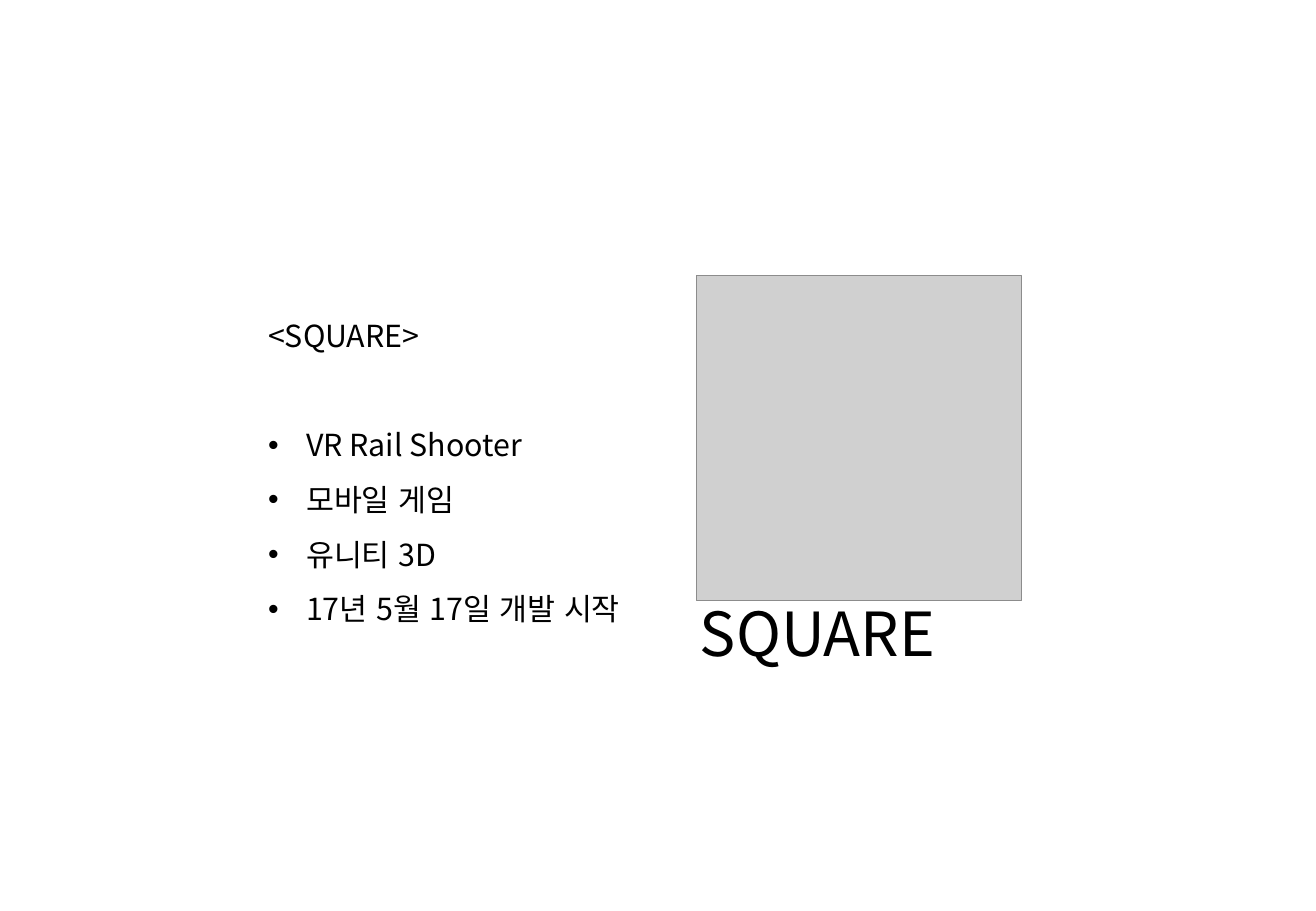
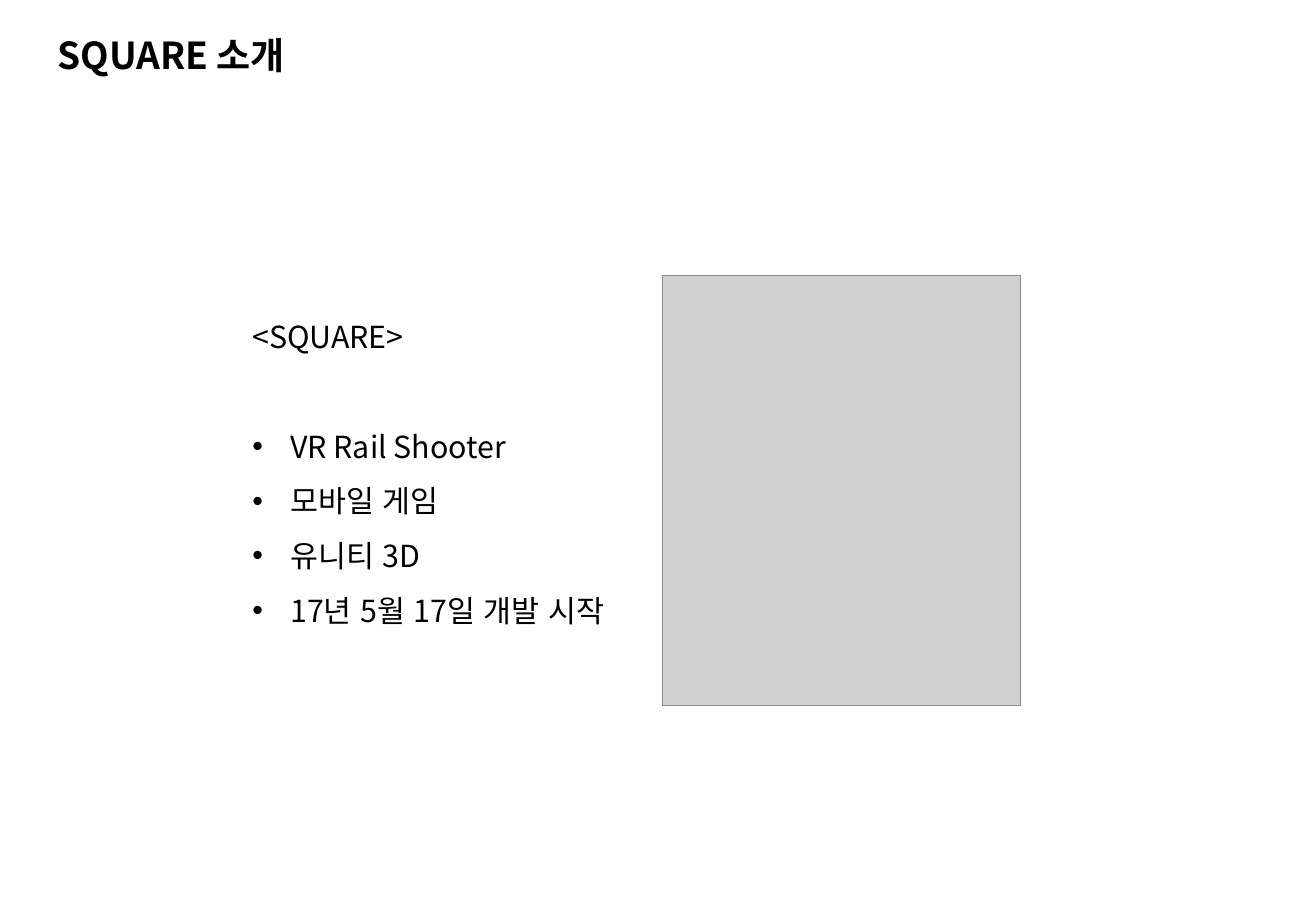
Before and after one commit to Hanghyeon/SQUARE, a slide deck: slide 4 of User_OtherFiles/포폴 발표 준비/2017_NCIA.pptx. Drawn at 1316x911 pixels with LibreOffice and Linux fonts; fonts in the diff are those of the drawing; grey boxes stand for pictures; background and template pictures are left out. Boxes give left, top, right and bottom in pixels: in the first picture for what was removed or moved away, otherwise in the second. Text is boxed around its words. In the diff, an @@ line names an element or a change of style, - is before the commit and + after.

```diff
--- a/User_OtherFiles/포폴 발표 준비/2017_NCIA.pptx
+++ b/User_OtherFiles/포폴 발표 준비/2017_NCIA.pptx
@@ text added at bbox=[58, 38, 285, 77], 22 pt, text #000000, bold @@
+SQUARE 소개
@@ text "<SQUARE>": place and size @@
-text "<SQUARE>" at bbox=[268, 324, 620, 623]
+text "<SQUARE>" at bbox=[252, 325, 604, 625]
@@ picture: place and size @@
-picture at bbox=[696, 276, 1022, 601]
+picture at bbox=[663, 276, 1022, 706]
@@ text removed at bbox=[700, 594, 935, 667] @@
-SQUARE
```
Also in this commit, not shown: 2 slides added, 12 other files.
